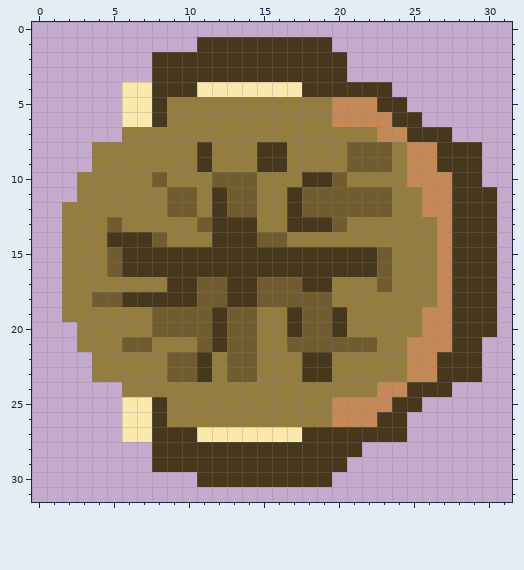
Two states of a pixel-art sprite, assets/characters/personnage.png. Above: the version before the commit.
The file is 320x320 pixels, drawn in blocks of 10x10; one block is one cell here. Colours within 5 levels of each other are drawn and written as one.
New version:
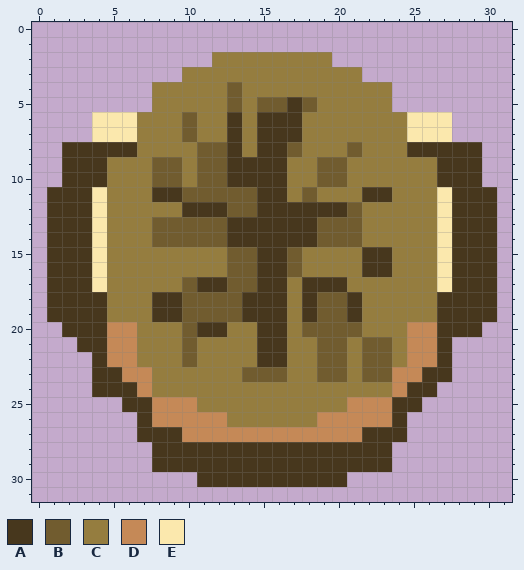
Palette (. is transparent): A #47371d  B #715c2f  C #957d3f  D #c58957  E #fbe8ad
Changes in this commit:
Changed rows in their new state; - is an unchanged pixel.
first column x 1:
 1 ----------.........-----------
 2 -------....CCCCCCCC.----------
 3 -------..CCCCCCCCCCCC---------
 4 -----..CCCCCBCCCCCCCCCC-------
 5 -----..C----B-BBAB-CCCC.------
 6 ---EE-CC-B--A-AAA--CCCCCEEE---
 7 ---EEE---B--A-AAA-----CCEEE---
 8 -AAAAA----BBA---B----CC-AA----
 9 -AAA---BB-BBAA----BBCCC-CC----
10 -AAA----B-B-AAAA-CB-----CCA---
11 AAAE---AA-BB--AAC-CCCAA--CE---
12 AAAE----CAA---AA-AAA-CC--CE---
13 AAAEC--BBB-B--AA--B-B-----E---
14 AAAECCC-BBBB--AAAABBB-----E---
15 AAAECCCCCCCCBB--BCCCC-A---E---
16 AAAECCCCCCCCBB--BCCCC-A---E---
17 AAAE----CBAABBAAC--A--C---E---
18 AAAACCC--B--B-AACA-BA-----A---
19 AAAA---AA--B-AAACA-BA----CA---
20 -AAADD-CC-A-CCAAC--BB---D-A--.
21 --AADDC--BCCCCAACC--C-B---A..-
22 ---ADD--C-C-CCAA-CBB-BB----..-
23 ---AADD-CCC-C-BB-CBB-BBD-A-..-
24 ---AAAD---------------C---.---
25 -----AADDD---------C----------
26 -----.ADDDDD------D---D-------
27 -----.A--DDDDDDDDDDDD---------
28 ---------------------AA-------
29 --------------------AAA-------
30 -------------------A----------
Changed places in both pictures, as pixel boxes (x1, y1, x2, y2):
changed: (47, 37, 497, 487)
